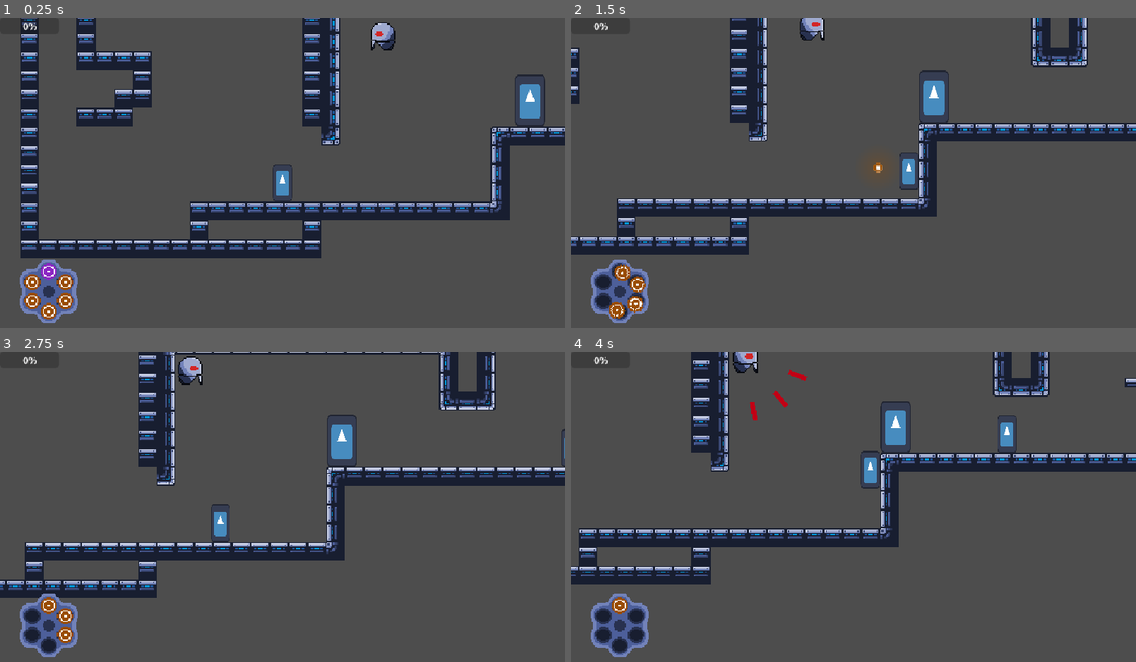
Above: before the commit, frames 1-4 (two rows, left to right).
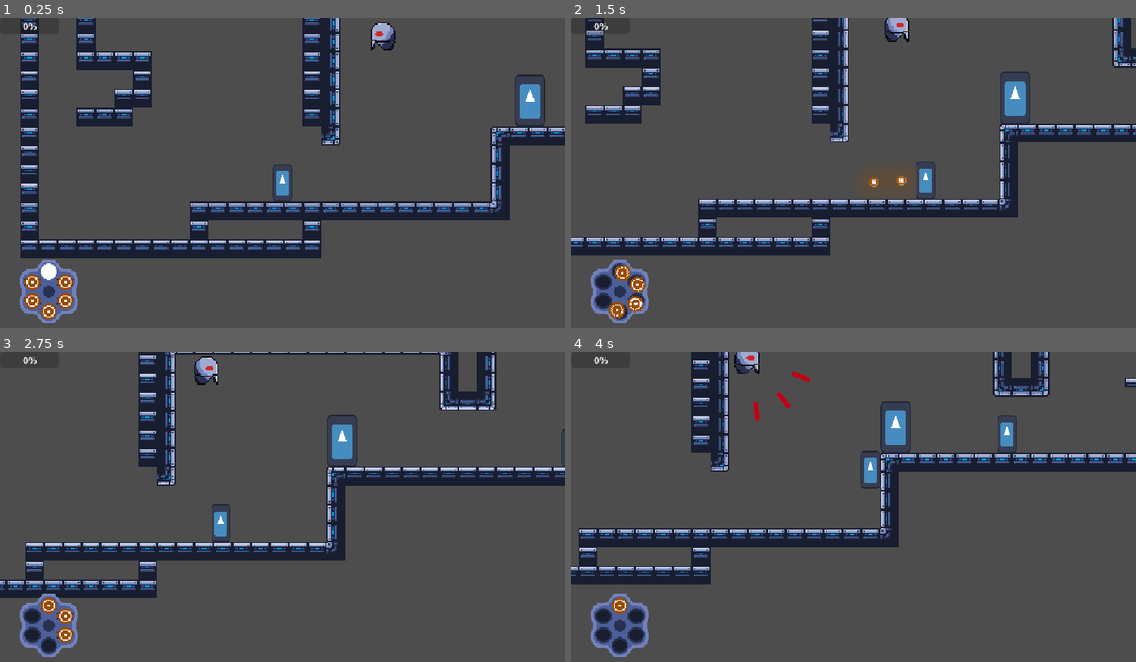
Above: after the commit, the same moments.

Repository: ygda-org/revolver
Game: Godot game, scene res://main/main.tscn
Same seed, same stepped clock (60 frames per second), same inputs: the game is played once before the commit and once after it. The engine's default icon, where the game draws it, is replaced by a stand-in: a white triangle on a blue panel in a dark square.
Inputs (mouse positions are in pixels of both pictures, inside the frame that each line leads up to):
- Up to frame 1 (0.25 s): no input
- Up to frame 2 (1.5 s): tap Enter (ui_accept) at 0.5 s; move the mouse to (977, 160) at 0.52 s; hold D (right) from 0.53 s (still down); click (977, 160) at 0.6 s; tap Space (jump) at 0.77 s; move the mouse to (740, 191) at 1.27 s; click (740, 191) at 1.35 s
- Up to frame 3 (2.75 s): tap Space (jump) at 1.52 s; move the mouse to (339, 441) at 2.02 s; release D (right) at 2.03 s; hold A (left) from 2.03 s (still down); click (339, 441) at 2.1 s
- Up to frame 4 (4 s): move the mouse to (825, 575) at 2.77 s; release A (left) at 2.78 s; hold D (right) from 2.78 s (still down); click (825, 575) at 2.85 s; tap Space (jump) at 3.02, 3.77 s; move the mouse to (1023, 556) at 3.52 s; click (1023, 556) at 3.6 s

The runs differ from the first frame. In frame 1, less than 0.1% of the frame differs, in the area x 7-10%, y 79-85%; in frame 2, 19%, in the area x 0-100%, y 0-77%; in frame 3, 1.4%; in frame 4, 0.3%.

Commit message:
re-volver

Diff:
--- a/globals/game_state.gd
+++ b/globals/game_state.gd
@@ -26,7 +26,7 @@
 	for i in range(barrel_size):
 		active_barrel.append(load("uid://cllwws72eb4kk"))
 		chosen_barrel.append(load("uid://cllwws72eb4kk"))
-	active_barrel[0] = (load("uid://p34nwy6rkbrv"))
+	active_barrel[0] = (load("uid://cwxsvraxetjx4"))
 	chosen_barrel[0] = (load("uid://croa2j6asmrij"))
 
 ## cycle bullet by dir, then mod by barrel size
--- a/player/bullet/base_bullet_resource.gd
+++ b/player/bullet/base_bullet_resource.gd
@@ -28,5 +28,6 @@
 	PARRY,
 	SHIFT,
 	SLAM,
-	TP_SHOT
+	TP_SHOT,
+	REVOLVER
 }
--- a/player/bullet/bullet.gd
+++ b/player/bullet/bullet.gd
@@ -21,7 +21,8 @@
 	BulletResource.effects.SHOTGUN: Callable(shotgun_setup),
 	BulletResource.effects.SHIFT: Callable(shift),
 	BulletResource.effects.SLAM: Callable(slam),
-	BulletResource.effects.TP_SHOT: Callable(tp_shot)
+	BulletResource.effects.TP_SHOT: Callable(tp_shot),
+	BulletResource.effects.REVOLVER: Callable(revolver)
 }
 
 var thing_i_hit: EnemyComponent
@@ -131,3 +132,7 @@
 
 func tp_shot():
 	player.global_position = global_position
+
+func revolver():
+	GameState.player.next_bullet_twice = true
+	queue_free()
--- /dev/null
+++ b/player/bullet/bullet_resources/re-volver.tres
@@ -0,0 +1,10 @@
+[gd_resource type="Resource" script_class="BulletResource" format=3 uid="uid://cwxsvraxetjx4"]
+
+[ext_resource type="Script" uid="uid://cmear8uu7c65f" path="res://player/bullet/base_bullet_resource.gd" id="1_ju4b2"]
+
+[resource]
+script = ExtResource("1_ju4b2")
+effect = 11
+effect_on_shot = true
+outline_color = Color(1, 1, 1, 1)
+metadata/_custom_type_script = "uid://cmear8uu7c65f"
--- a/player/player.gd
+++ b/player/player.gd
@@ -26,6 +26,7 @@
 
 var hit_stun_velocity
 var slam_velocity: Vector2
+var next_bullet_twice: bool = false
 
 func _ready():
 	GameState.player = self
@@ -80,6 +81,18 @@
 		bullet.global_position = global_position
 		bullet.player = self
 		get_parent().add_child(bullet)
+		if next_bullet_twice:
+			next_bullet_twice = false
+			var bullet2 = bullet.duplicate()
+			bullet2.resource = resource
+			bullet2.direction = shot_dir
+			bullet2.global_position = global_position
+			bullet2.player = self
+			get_tree().create_timer(0.1).timeout.connect(get_parent().add_child.bind(bullet2))
+			if resource.recoil:
+				velocity.y /= 3
+				velocity += resource.recoil * -shot_dir
+				$RecoilLock.start()
 		if resource.recoil:
 			velocity.y /= 3
 			velocity += resource.recoil * -shot_dir
